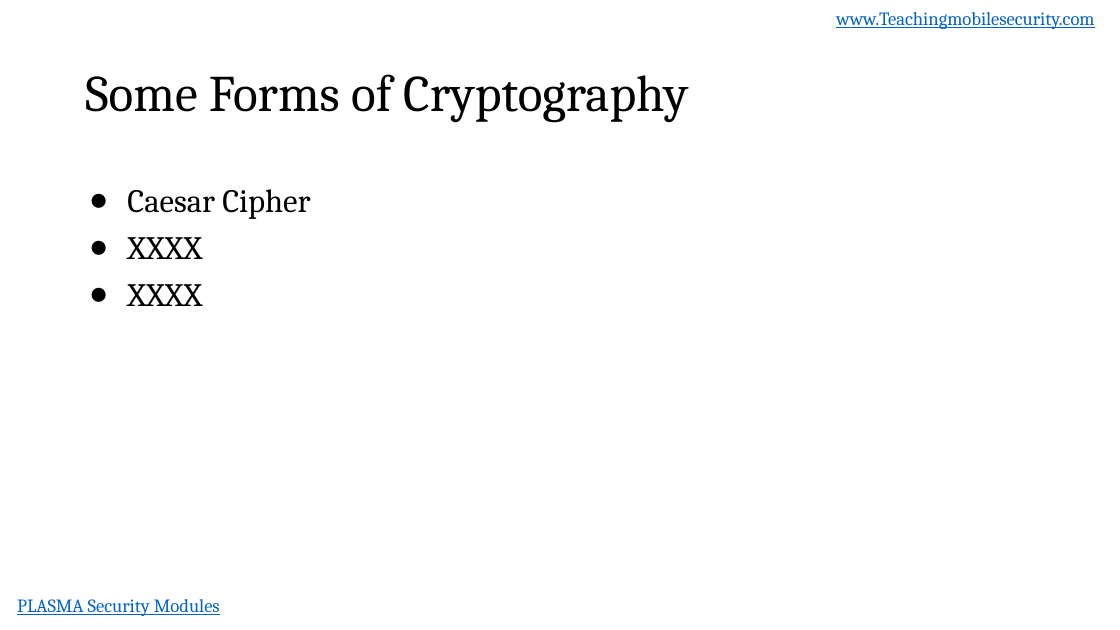
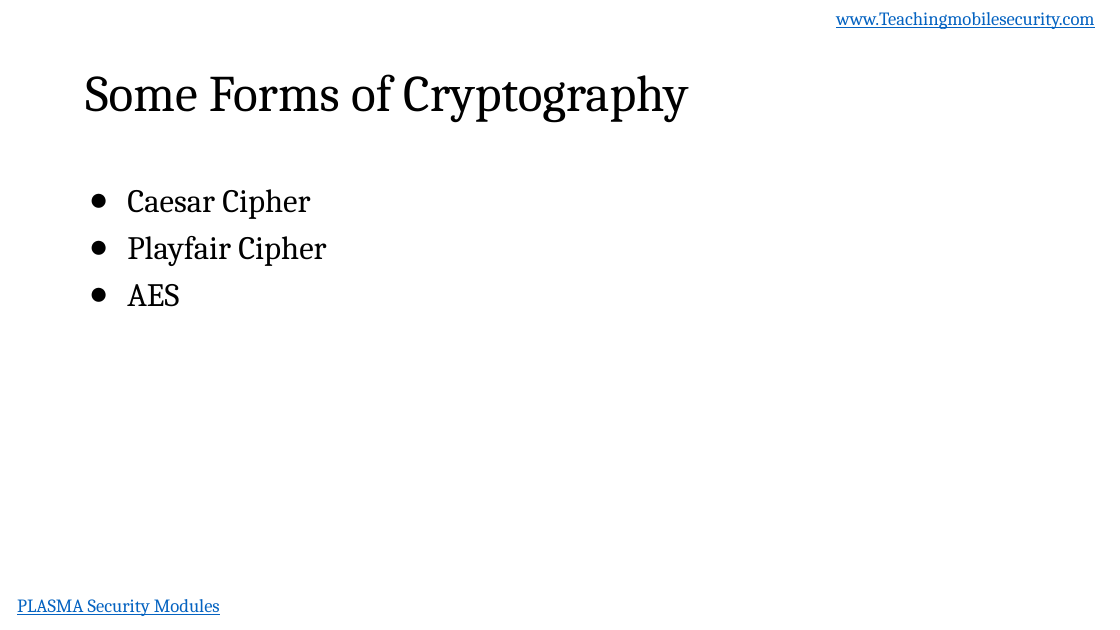
Before and after one commit to dan7800/VulnerableAndroidAppOracle, a slide deck: slide 7 of Vulnerabilities/ProperEncyption/ProperEncryption.pptx (slide 4 before the commit). Drawn at 1120x630 pixels with LibreOffice and Linux fonts; fonts in the diff are those of the drawing; background and template pictures are left out. Boxes give left, top, right and bottom in pixels: in the first picture for what was removed or moved away, otherwise in the second. Text is boxed around its words. In the diff, an @@ line names an element or a change of style, - is before the commit and + after.

```diff
--- a/Vulnerabilities/ProperEncyption/ProperEncryption.pptx
+++ b/Vulnerabilities/ProperEncyption/ProperEncryption.pptx
@@ text at bbox=[127, 236, 326, 307]: text changed @@
-● XXXX
-● XXXX
+● Playfair Cipher
+● AES
```
Also in this commit, not shown: 1 other slide changed, 6 slides removed.
